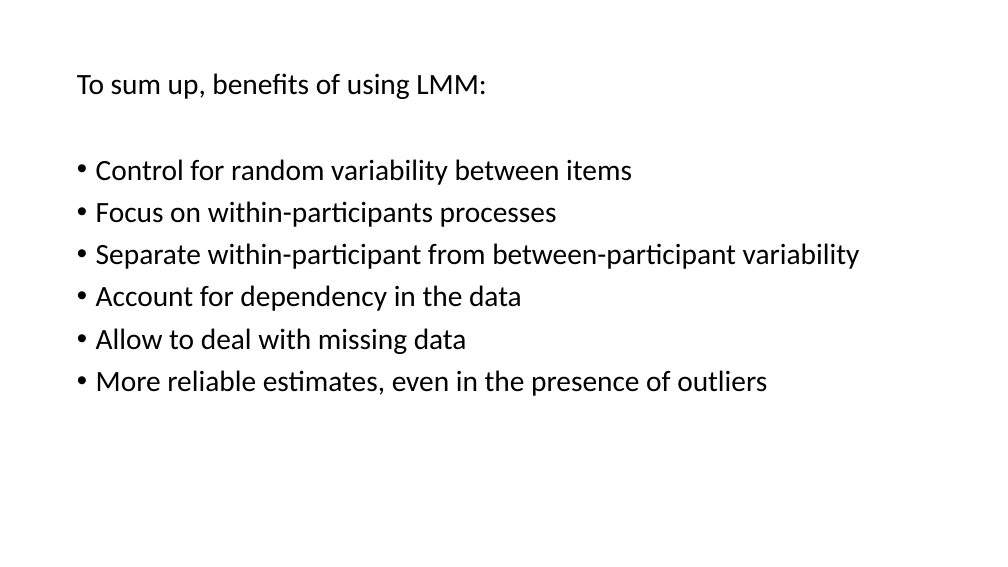
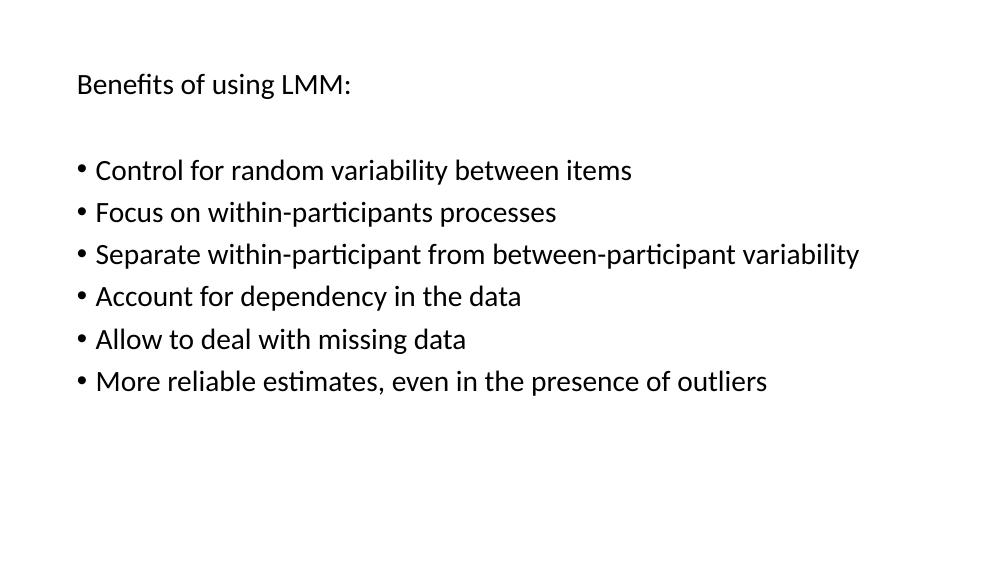
Before and after one commit to FPupillo/LMM_workshop, a slide deck: slide 73 of PPT_LMM.odp (slide 60 before the commit). Drawn at 1008x567 pixels with LibreOffice and Linux fonts; fonts in the diff are those of the drawing. Boxes give left, top, right and bottom in pixels: in the first picture for what was removed or moved away, otherwise in the second. Text is boxed around its words. In the diff, an @@ line names an element or a change of style, - is before the commit and + after.

```diff
--- a/PPT_LMM.odp
+++ b/PPT_LMM.odp
@@ title at bbox=[77, 73, 351, 99]: text changed @@
-To sum up, benefits of using LMM:
+Benefits of using LMM:
```
Also in this commit, not shown: 34 other slides changed, 18 slides added, 5 slides removed, 6 other files.
